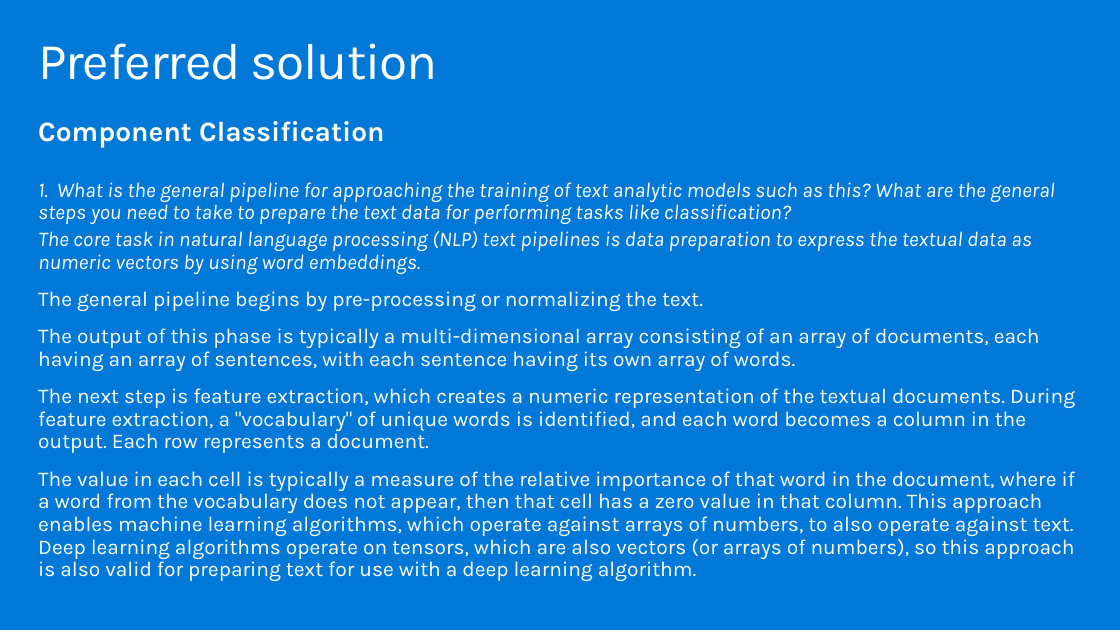
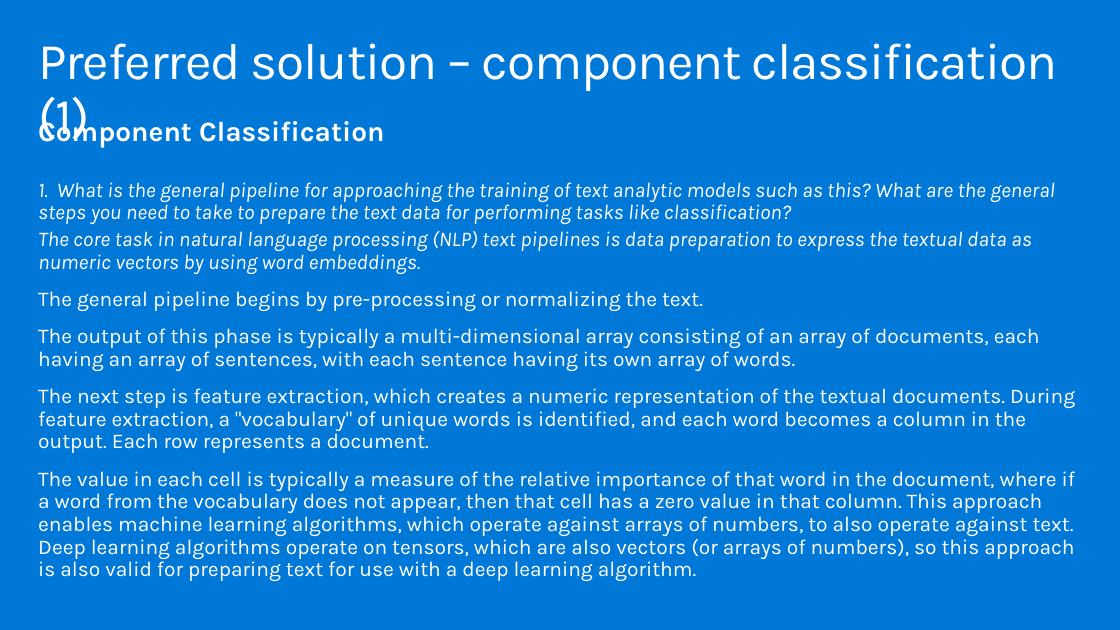
Before and after one commit to tiagoh/MCW-ML-Ops-1Day, a slide deck: slide 15 of Whiteboard design session/WDS trainer presentation - MLOps.pptx. Drawn at 1120x630 pixels with LibreOffice and Linux fonts; fonts in the diff are those of the drawing. Boxes give left, top, right and bottom in pixels: in the first picture for what was removed or moved away, otherwise in the second. Text is boxed around its words. In the diff, an @@ line names an element or a change of style, - is before the commit and + after.

```diff
--- a/Whiteboard design session/WDS trainer presentation - MLOps.pptx
+++ b/Whiteboard design session/WDS trainer presentation - MLOps.pptx
@@ title at <box>38,43,1058,142</box>: text changed @@
-Preferred solution
+Preferred solution – component classification (1)
```
Also in this commit, not shown: 18 other slides changed, 1 other file.
